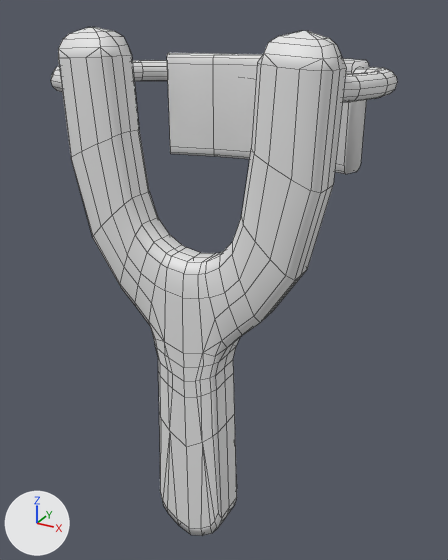
What one commit did to the FBX model HomeWrecker/Assets/Art/Weapons/Slingshot.fbx.
One viewpoint serves both versions: a 50 mm camera at (-0.514, -0.384, 0.495) aimed at (-0.794, 0.124, 0.241). Every picture has the same lights, and +X, +Y and +Z are marked at lower left. Mesh edges are drawn as thin lines. Where no turn or scale is listed for an object, it has been applied to the vertices.
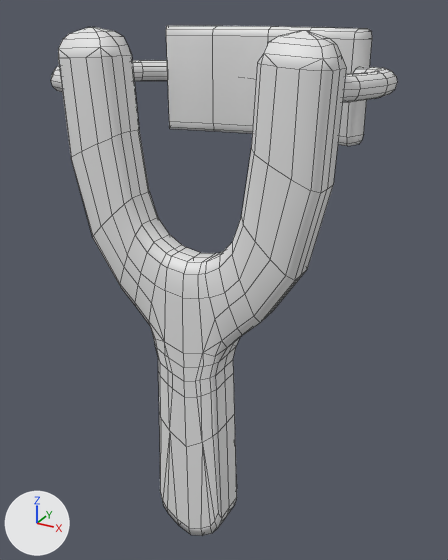
What the commit changed:
me_cube is used by ob_cube; location (-0.78, 0.044, 0.124).
me_cube had 702 vertices, 708 faces and spanned x -0.17..0.137, y -0.022..0.173, z -0.133..0.356.
me_cube now has 702 vertices, 716 faces and spans x -0.17..0.137, y -0.022..0.173, z -0.133..0.356.
Part 1, on me_cube:
2 faces are deleted.
48 vertices in x -0.118..0.097, y 0.124..0.173, z 0.227..0.325 move by (0.0, 0.0, 0.026).
12 vertices move from x -0.116..0.095, y 0.127..0.171, z 0.325..0.328 to x -0.115..0.094, y 0.129..0.169, z 0.351..0.354.
10 new faces join them.

Boxes (x1, y1, x2, y2) around the edits, measured in the pictures (448 x 560 px):
'Cube', reshaped: before (51, 27, 397, 536); after (51, 25, 397, 536)
part 1 of me_cube, built on: before (167, 53, 369, 174); after (166, 25, 372, 146)
